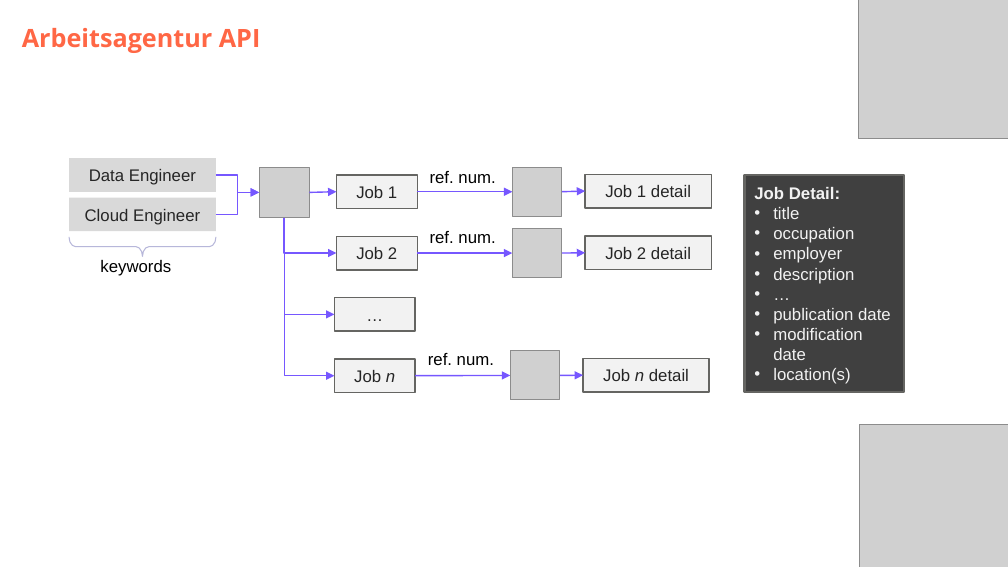
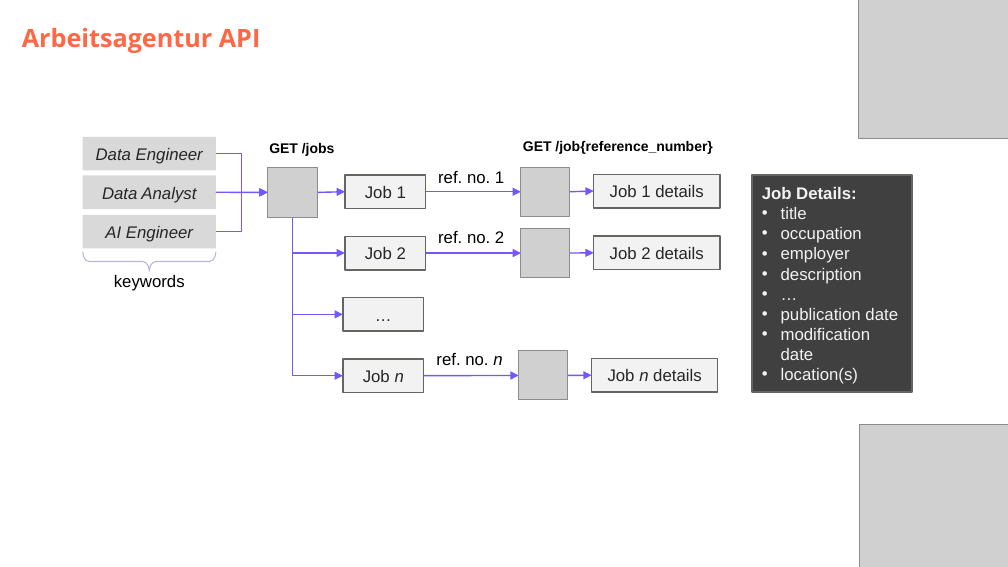
Before and after one commit to DataScientest-Studio/jun26bde-job-market, a slide deck: slide 5 of docs/defence/Defence.pptx (slide 4 before the commit). Drawn at 1008x567 pixels with LibreOffice and Linux fonts; fonts in the diff are those of the drawing; grey boxes stand for pictures; background and template pictures are left out. Boxes give left, top, right and bottom in pixels: in the first picture for what was removed or moved away, otherwise in the second. Text is boxed around its words. In the diff, an @@ line names an element or a change of style, - is before the commit and + after.

```diff
--- a/docs/defence/Defence.pptx
+++ b/docs/defence/Defence.pptx
@@ rectangle added at [83,137,216,170], fill #D9D9D9, 12 pt, text #262626, italic @@
+Data Engineer
@@ text added at [269,143,335,156], 10 pt, text #000000, bold @@
+GET /jobs
@@ text added at [523,141,712,154], 10 pt, text #000000, bold @@
+GET /job{reference_number}
@@ rectangle "Data Analyst": place and size @@
-rectangle "Data Analyst" at [69,158,216,192]
+rectangle "Data Analyst" at [83,175,216,209]
@@ elbow arrow moved from (216, 175) - (259, 193) to (216, 153) - (267, 193) @@
@@ text at [438,171,504,183]: text changed @@
-ref. num.
+ref. no. 1
@@ rectangle "Job Details:": place and size @@
-rectangle "Job Details:" at [745,175,905,392]
+rectangle "Job Details:" at [752,175,912,392]
@@ text in rectangle at [102,187,196,203]: text changed; italic on @@
-Data Engineer
+Data Analyst
@@ elbow arrow moved from (216, 215) - (259, 193) to (216, 232) - (267, 193) @@
@@ arrow added from (216, 193) to (267, 193), #7657FF 1 pt @@
@@ text in rectangle at [610,185,703,197]: text changed @@
-Job 1 detail
+Job 1 details
@@ text in rectangle at [762,187,857,199]: text changed @@
-Job Detail:
+Job Details:
@@ rectangle "AI Engineer": place and size @@
-rectangle "AI Engineer" at [69,198,216,231]
+rectangle "AI Engineer" at [83,215,216,248]
@@ text in rectangle at [105,226,193,242]: text changed; italic on @@
-Cloud Engineer
+AI Engineer
@@ text at [438,231,504,243]: text changed @@
-ref. num.
+ref. no. 2
@@ text "keywords": place and size @@
-text "keywords" at [100,260,171,276]
+text "keywords" at [114,275,185,291]
@@ text "keywords" at [114,275,185,291]: alignment left to centre @@
@@ left brace: place and size @@
-left brace at [69,237,216,257]
+left brace at [83,251,216,271]
@@ text in rectangle at [610,247,703,259]: text changed @@
-Job 2 detail
+Job 2 details
@@ text at [436,353,502,365]: text changed @@
-ref. num.
+ref. no. n
@@ 7 rectangles, 7 arrows, 4 pictures, 3 elbow arrows: place and size @@
-7 rectangles, 7 arrows, 4 pictures, 3 elbow arrows at [259,167,712,400]
+7 rectangles, 7 arrows, 4 pictures, 3 elbow arrows at [267,167,720,400]
@@ text in rectangle at [608,369,701,381]: text changed @@
-Job n detail
+Job n details
```
Also in this commit, not shown: 8 other slides changed, 2 slides added, 6 slides removed, 7 other files.
